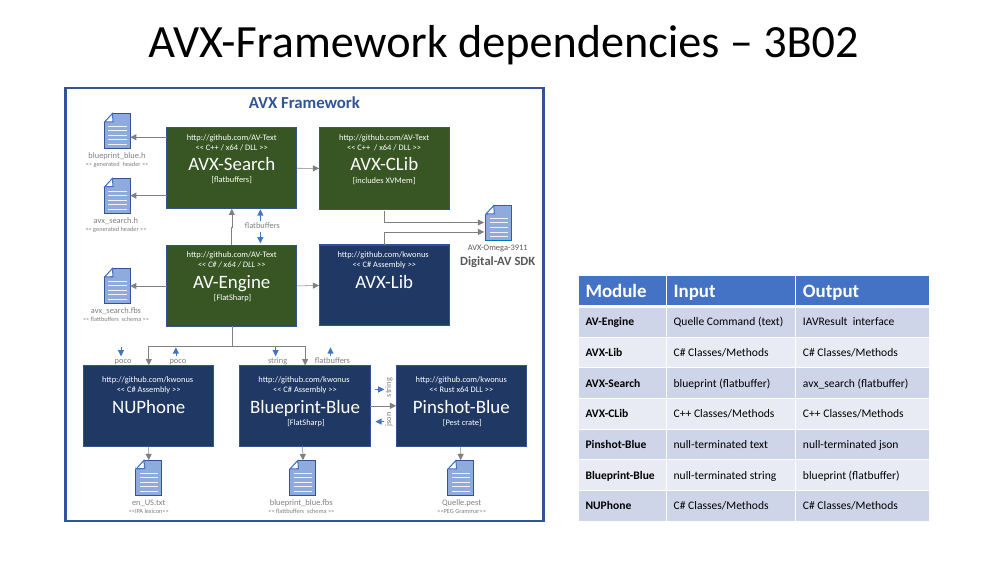
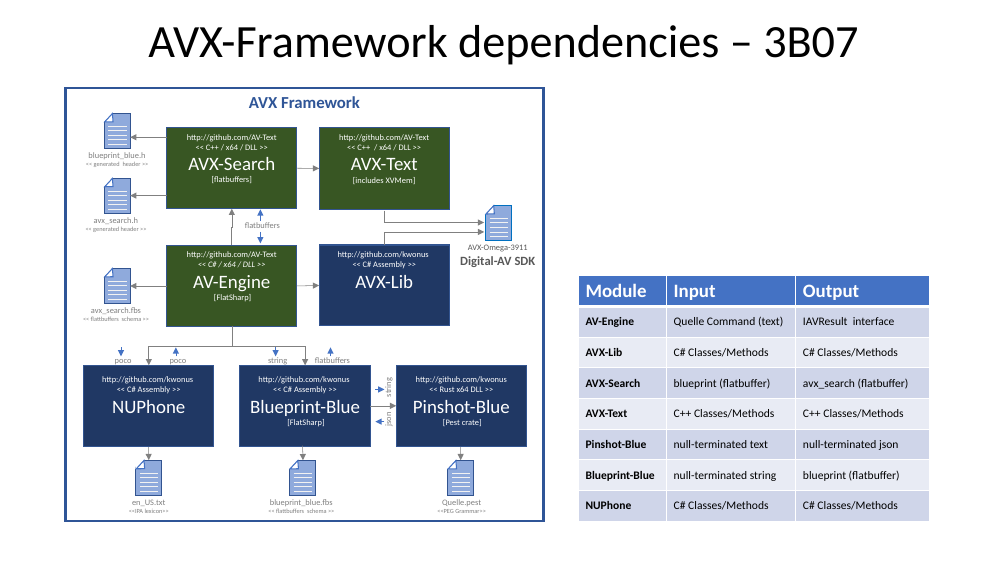
Before and after one commit to AV-Text/AVX, a slide deck: slide 2 of AVXSearch/AVX-Framework.pptx. Drawn at 1008x567 pixels with LibreOffice and Linux fonts; fonts in the diff are those of the drawing. Boxes give left, top, right and bottom in pixels: in the first picture for what was removed or moved away, otherwise in the second. Text is boxed around its words. In the diff, an @@ line names an element or a change of style, - is before the commit and + after.

```diff
--- a/AVXSearch/AVX-Framework.pptx
+++ b/AVXSearch/AVX-Framework.pptx
@@ title at box(148, 25, 858, 65): text changed @@
-AVX-Framework dependencies – 3B02
+AVX-Framework dependencies – 3B07
@@ text in rectangle at box(351, 158, 418, 170): text changed @@
-AVX-CLib
+AVX-Text
@@ table at box(578, 276, 930, 521) @@
-row 5, column 1: AVX-CLib
+row 5, column 1: AVX-Text
```
Also in this commit, not shown: 2 other slides changed, 52 other files.
